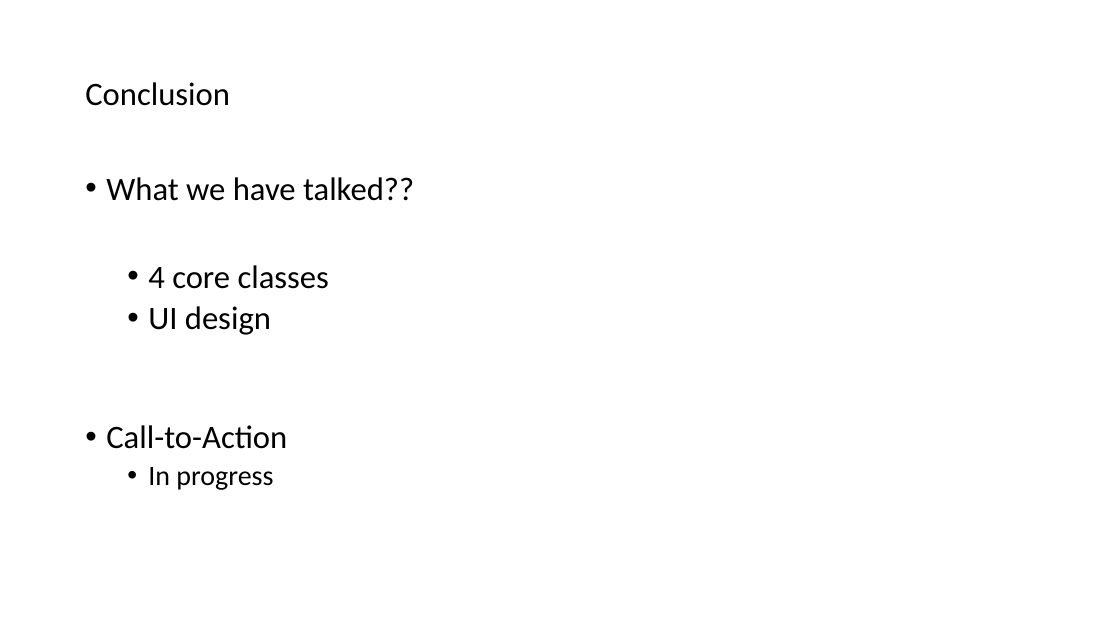
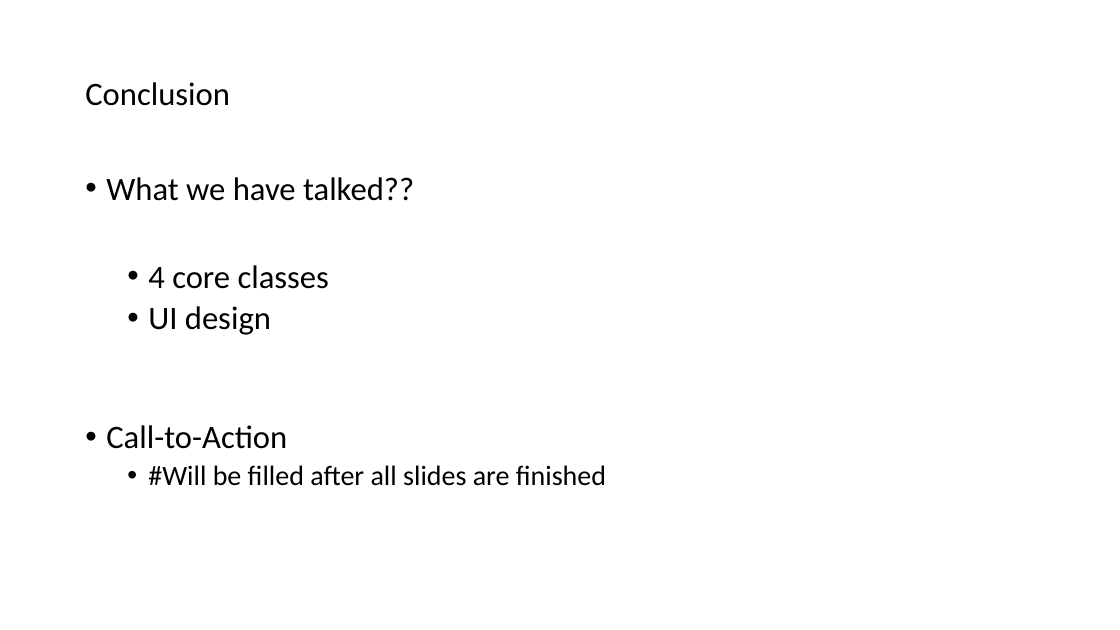
Before and after one commit to yangyaoi/Connect-Four-Project, a slide deck: slide 14 of Documents/design review presentation/Design Presentation Final.pptx. Drawn at 1120x630 pixels with LibreOffice and Linux fonts; fonts in the diff are those of the drawing. Boxes give left, top, right and bottom in pixels: in the first picture for what was removed or moved away, otherwise in the second. Text is boxed around its words. In the diff, an @@ line names an element or a change of style, - is before the commit and + after.

Commit message:
Not yet completed

```diff
--- a/Documents/design review presentation/Design Presentation Final.pptx
+++ b/Documents/design review presentation/Design Presentation Final.pptx
@@ text at box(148, 465, 606, 486): text changed @@
-  • In progress
+  • #Will be filled after all slides are finished
```
